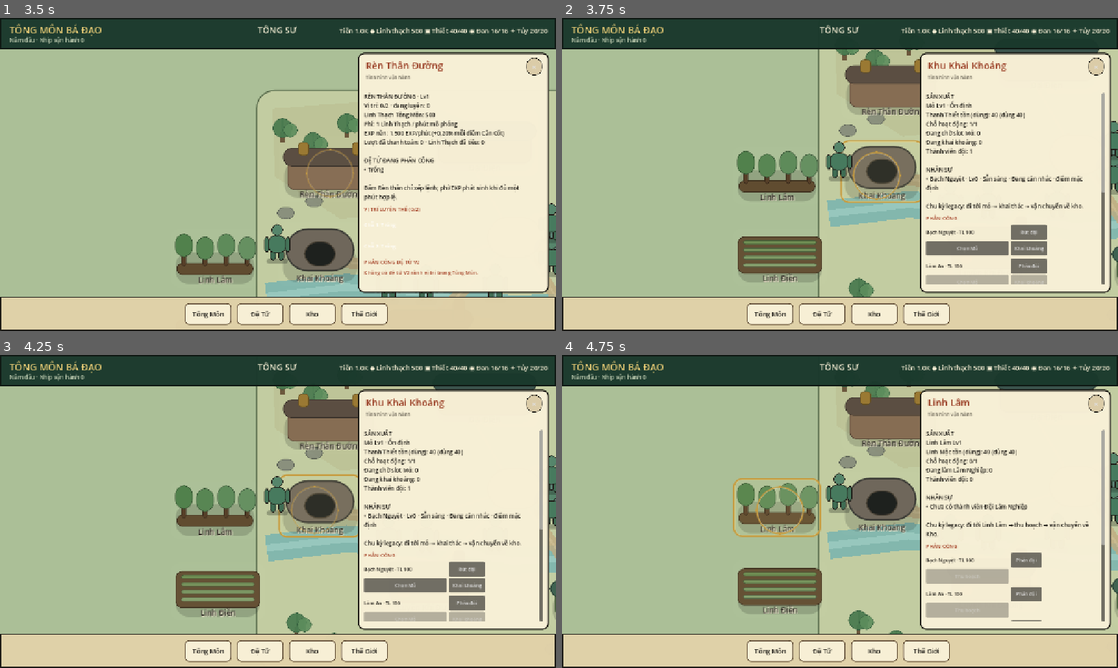
Above: before the commit, frames 1-4 (two rows, left to right).
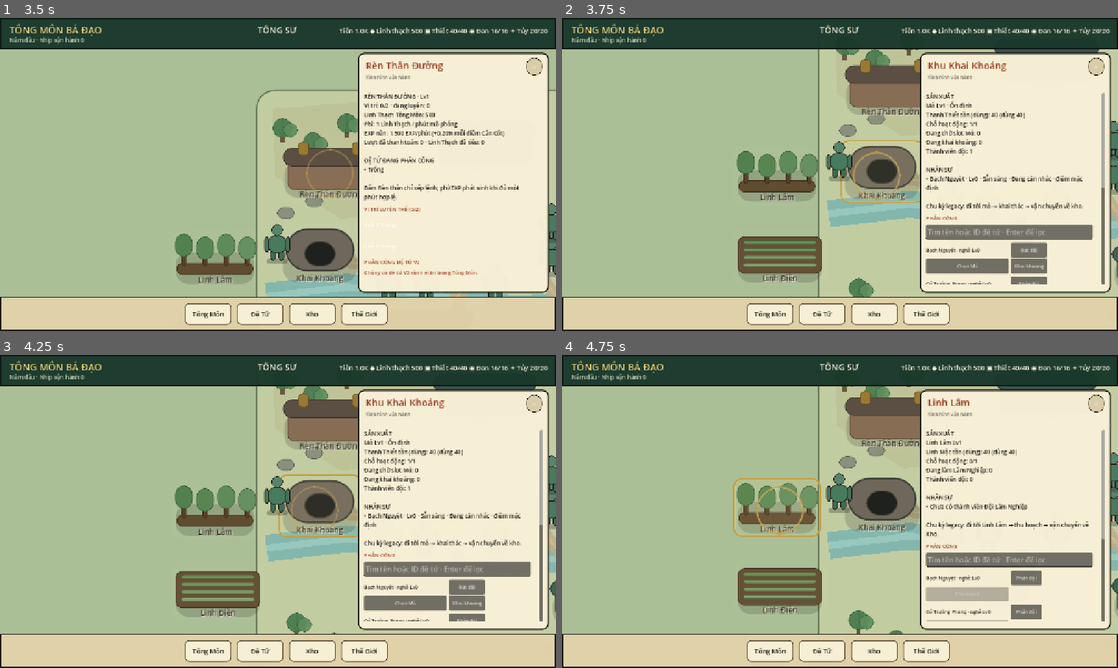
Above: after the commit, the same moments.

Repository: vuanhtuan161094-byte/TongMonBaDao
Game: Godot game, scene res://scenes/p3/p3_2_landscape_sect.tscn
Same seed, same stepped clock (60 frames per second), same inputs: the game is played once before the commit and once after it.
Inputs (mouse positions are in pixels of both pictures, inside the frame that each line leads up to):
- Up to frame 1 (3.5 s): click (278, 89) at 0.5 s; click (511, 161) at 1.25 s; click (189, 174) at 2 s; click (428, 330) at 2.75 s
- Up to frame 2 (3.75 s): click (884, 252) at 3.5 s
- Up to frame 3 (4.25 s): no input
- Up to frame 4 (4.75 s): click (778, 511) at 4.25 s

Frame 1 is identical in both runs. In frame 2, 3.3% of the frame differs, in the area x 65-98%, y 54-86%; in frame 3, 3.3%; in frame 4, 4.1%, in the area x 65-98%, y 58-86%.

Commit message:
feat(ui): search and rank workers while rendering at most 50 disciple rows

Diff:
--- a/godot/src/presentation/p3_2_landscape_sect.gd
+++ b/godot/src/presentation/p3_2_landscape_sect.gd
@@ -48,6 +48,8 @@
 var building_operation_content: VBoxContainer
 var building_management_container: VBoxContainer
 var building_management_feedback := ""
+var building_management_query := ""
+const MANAGEMENT_PAGE_SIZE := 50
 var selected_building: StringName = &""
 var deep_restore_summary := false
 var screen_pointer_dragged := false
@@ -1246,6 +1248,44 @@
         ]
     _refresh_building_operation_content()
 
+func _add_management_search() -> void:
+    var search := LineEdit.new()
+    search.name = "BuildingDiscipleSearch"
+    search.placeholder_text = "Tìm tên hoặc ID đệ tử · Enter để lọc"
+    search.text = building_management_query
+    search.custom_minimum_size = Vector2(384,34)
+    search.text_submitted.connect(Callable(self,"_apply_management_search"))
+    building_management_container.add_child(search)
+
+func _apply_management_search(value: String) -> void:
+    building_management_query = value.strip_edges().to_lower()
+    _refresh_building_operation_content()
+
+func _ranked_management_ids(profession_id: StringName, group_id: StringName) -> Array:
+    var ids: Array = []
+    for raw_id in state.disciples.keys():
+        var disciple: DiscipleState = state.disciples[raw_id]
+        if building_management_query != "" and not disciple.display_name.to_lower().contains(building_management_query) and not str(disciple.id).to_lower().contains(building_management_query):
+            continue
+        ids.append(raw_id)
+    var modifiers := ProfessionModifierSystem.new()
+    ids.sort_custom(func(a: Variant, b: Variant) -> bool:
+        var left: DiscipleState = state.disciples[a]
+        var right: DiscipleState = state.disciples[b]
+        var left_level := workforce.profession_level_for_state(state,left,profession_id)
+        var right_level := workforce.profession_level_for_state(state,right,profession_id)
+        var left_score := modifiers.total_work_speed_factor(state,left,left_level)
+        var right_score := modifiers.total_work_speed_factor(state,right,right_level)
+        if left.work_group_id == group_id:
+            left_score += 10000.0
+        if right.work_group_id == group_id:
+            right_score += 10000.0
+        if not is_equal_approx(left_score,right_score):
+            return left_score > right_score
+        return str(a) < str(b)
+    )
+    return ids
+
 func _build_work_management(profession_id: StringName, group_id: StringName, group_label: String, order_label: String) -> void:
     _add_management_section_label("PHÂN CÔNG")
     var active_building_ids: Array[StringName] = []
@@ -1270,11 +1310,20 @@
             plan_button.tooltip_text = "Huyền Thiết mở ở Mỏ Lv30."
         plan_button.pressed.connect(Callable(self,"_set_mine_plan_from_ui").bind(active_producer.id,next_plan))
         building_management_container.add_child(plan_button)
-    var ids: Array = state.disciples.keys()
-    ids.sort()
+    _add_management_search()
+    var ids := _ranked_management_ids(profession_id,group_id)
+    var shown := 0
     for raw_id in ids:
+        if shown >= MANAGEMENT_PAGE_SIZE:
+            break
         var disciple: DiscipleState = state.disciples[raw_id]
         var row := _new_management_row(disciple)
+        var level := workforce.profession_level_for_state(state,disciple,profession_id)
+        var name_label := row.get_child(0) as Label
+        name_label.text = "%s · nghề Lv%d" % [disciple.display_name,level]
+        name_label.tooltip_text = "%s · nghề Lv%d · tốc độ ×%.2f" % [
+            disciple.display_name,level,ProfessionModifierSystem.new().total_work_speed_factor(state,disciple,level)]
+        shown += 1
         var in_group := disciple.work_group_id == group_id
         var timed_recipe_busy := building_system.disciple_has_active_timed_recipe(state, disciple.id)
 
@@ -1376,11 +1425,18 @@
 
     _add_management_section_label("PHÂN CÔNG & GIEO TRỒNG")
     var active_ids := buildings.active_worker_ids(state, field)
-    var ids: Array = state.disciples.keys()
-    ids.sort()
+    _add_management_search()
+    var ids := _ranked_management_ids(WorkforceSystem.PROF_HERBALISM,&"herbalism_crew")
+    var shown := 0
     for raw_id in ids:
+        if shown >= MANAGEMENT_PAGE_SIZE:
+            break
         var disciple: DiscipleState = state.disciples[raw_id]
         var row := _new_management_row(disciple)
+        var level := workforce.profession_level_for_state(state,disciple,WorkforceSystem.PROF_HERBALISM)
+        var name_label := row.get_child(0) as Label
+        name_label.text = "%s · nghề Lv%d" % [disciple.display_name,level]
+        shown += 1
         var in_group := disciple.work_group_id == &"herbalism_crew"
         var has_plot := buildings.disciple_has_active_spirit_plot(state, disciple.id, field)
 
